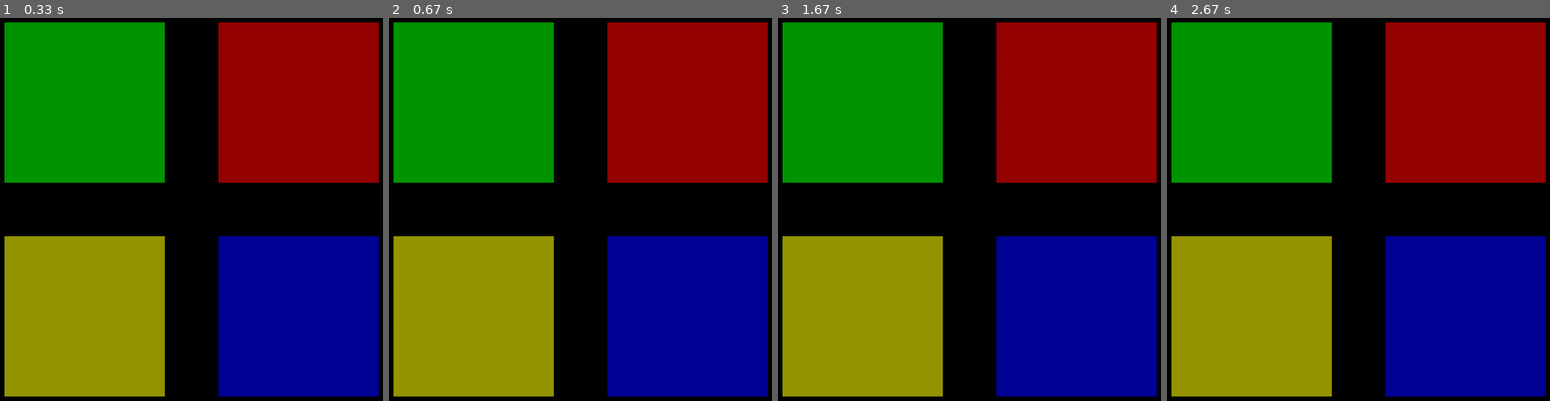
Above: before the commit, frames 1-4 (left to right).
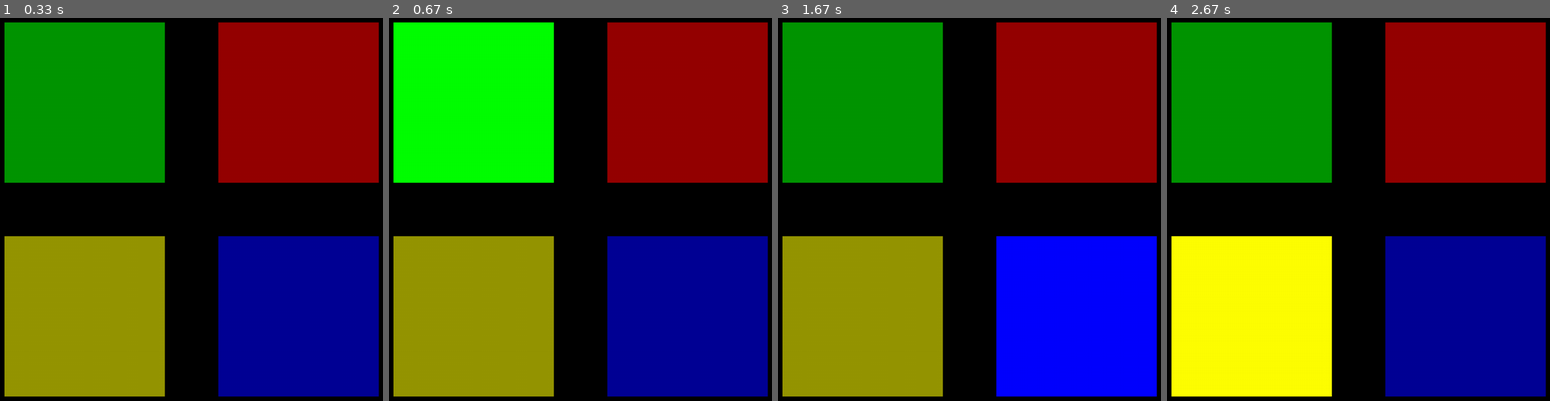
Above: after the commit, the same moments.

Repository: big-papa/cs20-class-demos-fall2018
Game: pygame game, started from simon.py
Same seed, same stepped clock (60 frames per second), same inputs: the game is played once before the commit and once after it.
Inputs:
- Up to frame 1 (0.33 s): no input
- Up to frame 2 (0.67 s): tap Space at 0.33 s
- Up to frame 3 (1.67 s): no input
- Up to frame 4 (2.67 s): no input

Frame 1 is identical in both runs. In frame 2, 18% of the frame differs, in the area x 1-44%, y 1-44%; in frame 3, 18%; in frame 4, 18%.

Commit message:
Update simon.py

Diff:
--- a/simon.py
+++ b/simon.py
@@ -13,6 +13,7 @@
     pygame.draw.rect(DISPLAYSURF, BLUE, blue_button)
 
 def flash_button(which_button):
+    display_regular_buttons()
     if which_button == "green":
         green_sound.play()
         pygame.draw.rect(DISPLAYSURF, GREENFLASH, green_button)
@@ -90,8 +91,12 @@
             the_button = which_button_was_pressed(mouse_x, mouse_y)
             flash_button(the_button)
             #print(the_button)
-            #for the_color in test_sequence:
-            #    flash_button(the_color)
+
+        if event.type == pygame.KEYDOWN:
+            if event.key == pygame.K_SPACE:
+                for the_color in test_sequence:
+                    flash_button(the_color)
+
 
     #DISPLAYSURF.blit(the_logo, (dvd_x, dvd_y))
 
